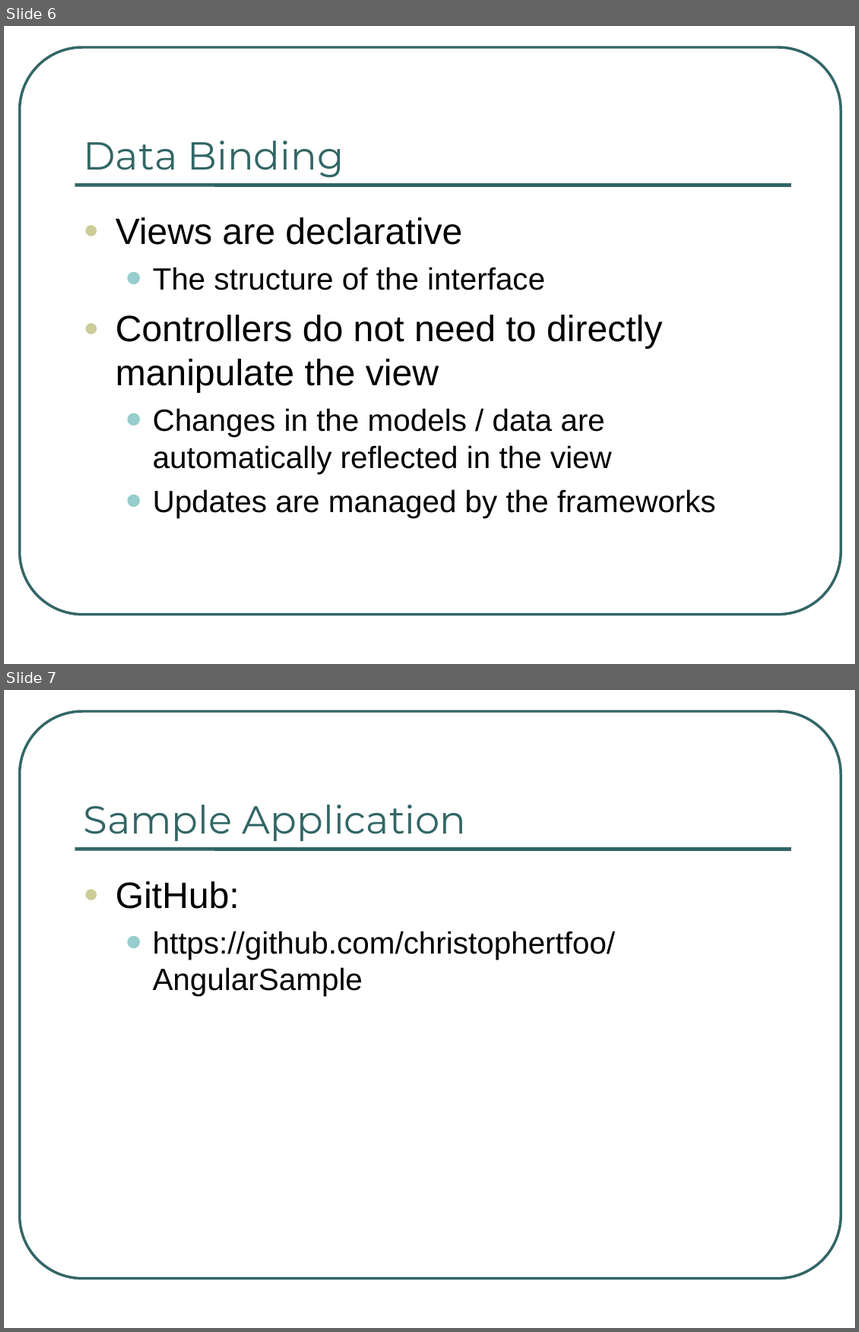
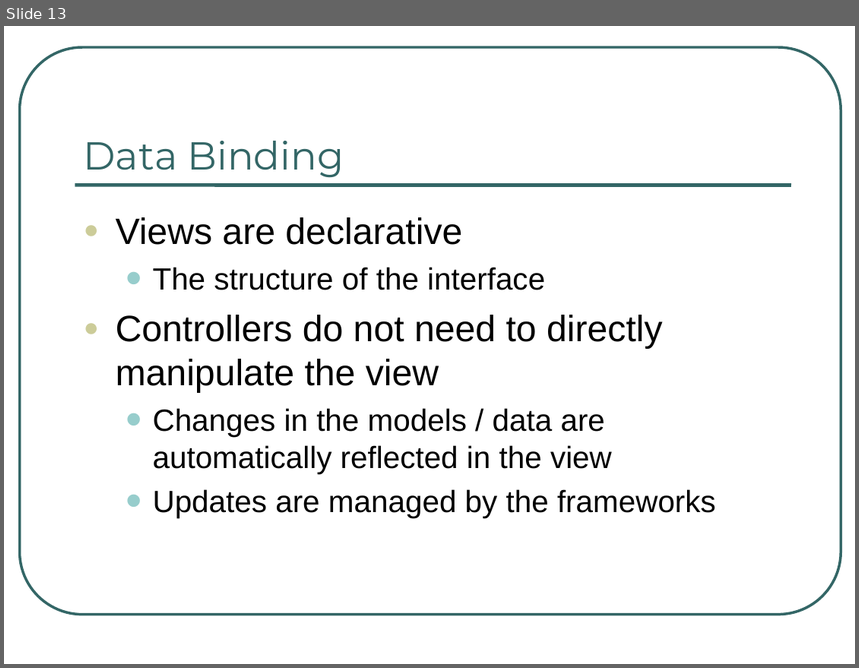
Before and after one commit to darlingtld/AngularJSTS, a slide deck: AngularJS_techshare.ppt. Shown one above the other, each under a label of ours: slides 6 and 7 before the commit, slide 13 after it. The pictures are 859x1332 and 859x668 pixels, drawn with LibreOffice and Linux fonts; fonts in the diff are those of the drawing. Boxes give left, top, right and bottom in pixels: in the first picture for what was removed or moved away, otherwise in the second. Text is boxed around its words. In the diff, an @@ line names an element or a change of style, - is before the commit and + after.

```diff
--- a/AngularJS_techshare.ppt
+++ b/AngularJS_techshare.ppt
@@ slide 7 removed at [4, 690, 855, 1328], background #FFFFFF; not listed: 2 template elements that a slide beside it also shows @@
@@ title removed at [84, 805, 467, 841] @@
-Sample Application
@@ text removed at [116, 882, 616, 996] @@
-● GitHub:
-  • https://github.com/christophertfoo/AngularSample
@@ what was slide 6 is now slide 13 @@
```
Also in this commit, not shown: 3 slides changed, 3 slides added, 6 other slides removed, 3 other files.
